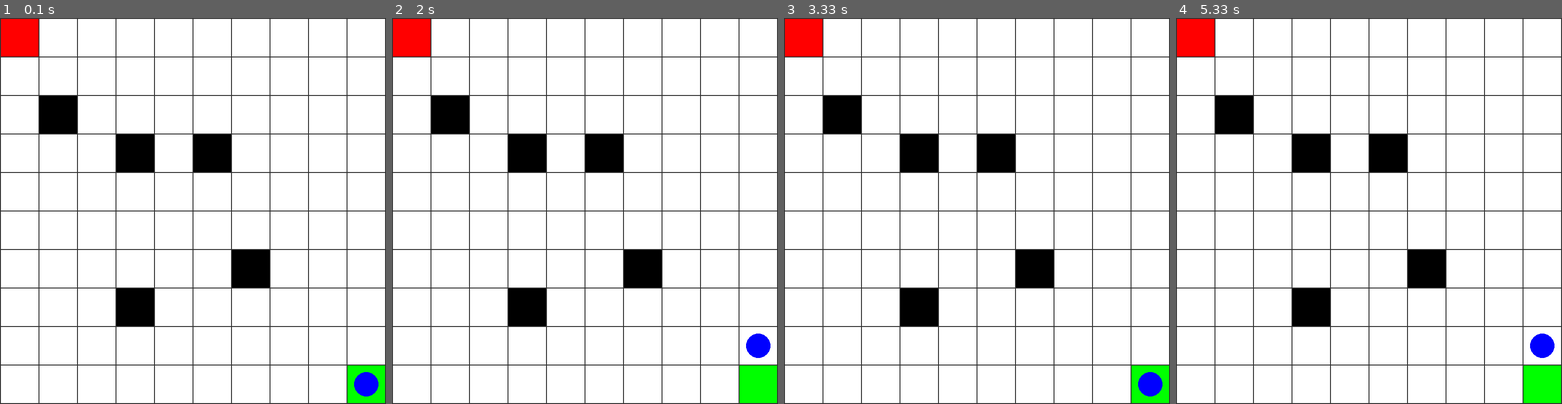
Above: before the commit, frames 1-4 (left to right).
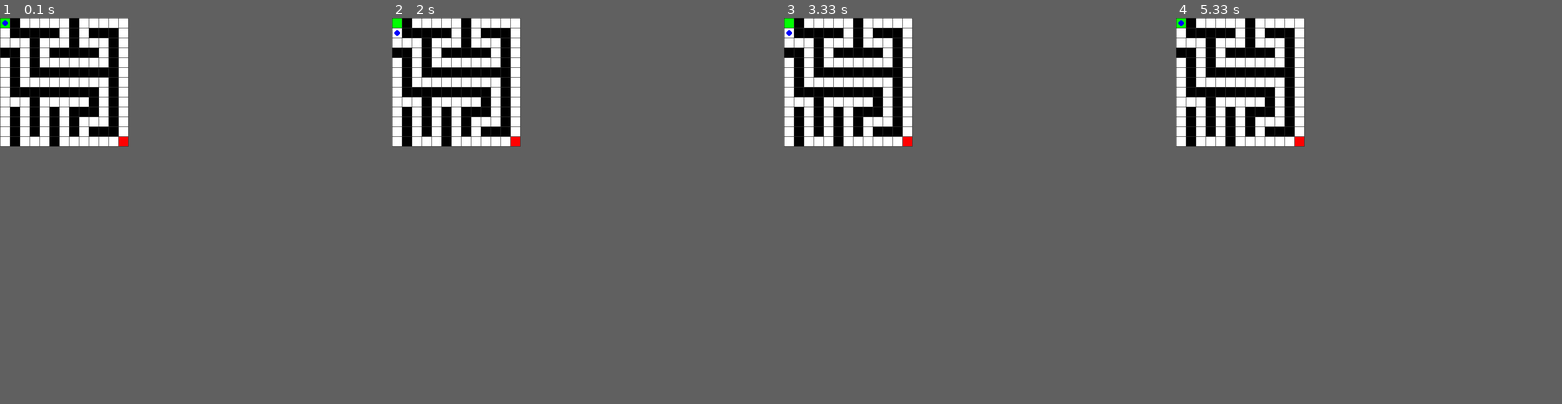
Above: after the commit, the same moments.

Repository: lpanerai/Q-Learning-GridWorld
Game: pygame game, started from main.py
Two runs of this game, one before a commit and one after it. Both use one fixed random seed, a clock stepped at 60 frames per second and the inputs below.
Inputs:
- Up to frame 1 (0.1 s): no input
- Up to frame 2 (2 s): no input
- Up to frame 3 (3.33 s): no input
- Up to frame 4 (5.33 s): no input
In our replay, the window is 822x822 before the commit and 274x274 after it. These sizes can differ from the game's own. Grey fills any space a smaller window leaves; there, only what the larger window draws over its background counts as a difference.

The runs differ from the first frame. In frame 1, 15% of the frame differs, in the area x 0-100%, y 0-100%; in frame 2, 16%; in frame 3, 15%; in frame 4, 16%.

Commit message:
maze implementation

Diff:
--- a/main.py
+++ b/main.py
@@ -3,9 +3,13 @@
 from GridWorld import GridWorldEnv
 from QlearningAgent import QLearningAgent
 from pygame_visualizer import PygameGridWorld
-from utility import run_simulation
+from utility import run_simulation, generate_maze
 
-env = GridWorldEnv(width=10, height=10, start=(9, 9), goal=(0, 0), obstacles=[(1, 2),(3, 3),(3,7),(5, 3),(6, 6)])
+#MAZE DIMENSION
+MAZE_DIM=13
+maze=generate_maze(MAZE_DIM)
+
+env = GridWorldEnv(width=MAZE_DIM, height=MAZE_DIM, start=(0, 0), goal=(MAZE_DIM-1, MAZE_DIM-1), obstacles=maze)
 agent = QLearningAgent(env, alpha=0.1, gamma=0.99, epsilon=0.25)
 
 episodes = 1000
--- a/pygame_visualizer.py
+++ b/pygame_visualizer.py
@@ -11,8 +11,8 @@
 from utility import run_simulation
 
 class PygameGridWorld:
-    CELL_SIZE = 80
-    MARGIN = 2
+    CELL_SIZE = 20
+    MARGIN = 1
     FPS = 5
 
     def __init__(self, env):
--- a/utility.py
+++ b/utility.py
@@ -1,4 +1,7 @@
 # utility.py
+
+import random
+
 max_simulation_steps = 100
 
 def run_simulation(agent, env):
@@ -13,3 +16,37 @@
         reward_list.append(reward)
         stato_corrente = stato_successivo
     return percorso[:max_simulation_steps],reward_list[:max_simulation_steps]
+
+
+def generate_maze(size):
+    if size % 2 == 0:
+        raise ValueError("La dimensione deve essere un numero dispari per garantire il corretto funzionamento.")
+
+    maze = [[1] * size for _ in range(size)]  # 1 = muro, 0 = percorso
+
+    start = (0, 0)
+    maze[start[1]][start[0]] = 0
+
+    def neighbors(x, y):
+        for dx, dy in [(-2, 0), (2, 0), (0, -2), (0, 2)]:
+            nx, ny = x + dx, y + dy
+            if 0 <= nx < size and 0 <= ny < size:
+                yield nx, ny
+
+    stack = [start]
+    while stack:
+        x, y = stack[-1]
+        unvisited = [(nx, ny) for nx, ny in neighbors(x, y) if maze[ny][nx] == 1]
+        if unvisited:
+            nx, ny = random.choice(unvisited)
+            maze[(y + ny) // 2][(x + nx) // 2] = 0
+            maze[ny][nx] = 0
+            stack.append((nx, ny))
+        else:
+            stack.pop()
+
+    walls = [(x, y) for y in range(size) for x in range(size) if maze[y][x] == 1]
+    return walls
+
+# Esempio di utilizzo
+muri_100 = generate_maze(101)  # Genera un labirinto 101x101 (dimensione dispari)
